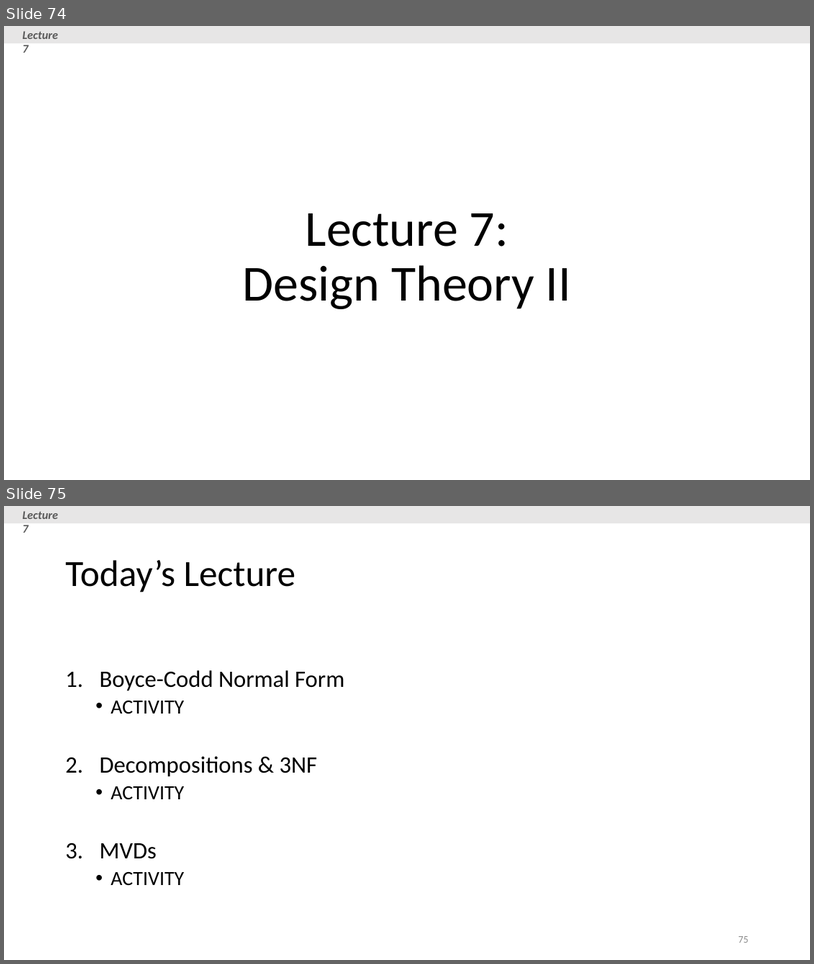
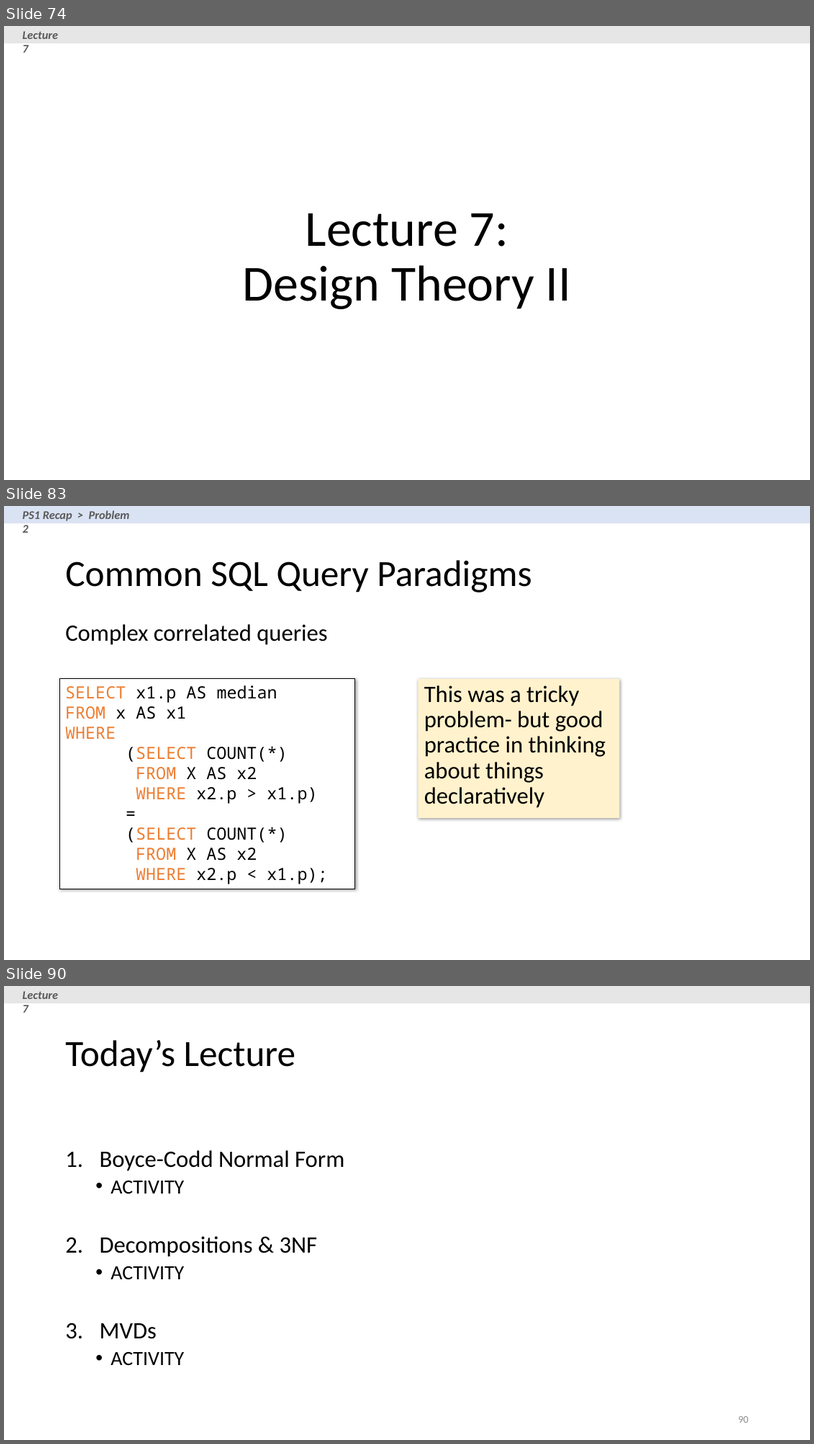
Before and after one commit to XIEQ/cs145-notebooks, a slide deck: lecture-5-7/Lecture_5_7_DB_Design.pptx. Shown one above the other, each under a label of ours: slides 74 and 75 before the commit, slides 74, 83 and 90 after it; the slides between them are not shown. The pictures are 814x964 and 814x1444 pixels, drawn with LibreOffice and Linux fonts; fonts in the diff are those of the drawing. Boxes give left, top, right and bottom in pixels: in the first picture for what was removed or moved away, otherwise in the second. Text is boxed around its words. In the diff, an @@ line names an element or a change of style, - is before the commit and + after.

```diff
--- a/lecture-5-7/Lecture_5_7_DB_Design.pptx
+++ b/lecture-5-7/Lecture_5_7_DB_Design.pptx
@@ slide 83 added at (4, 506, 810, 960), background #FFFFFF @@
@@ rectangle added at (4, 506, 810, 523), fill #DAE3F3 @@
@@ text added at (23, 510, 130, 533), 14 pt, text #595959, bold, italic @@
+PS1 Recap > Problem 2
@@ title added at (65, 560, 532, 592), 44 pt, text #000000 @@
+Common SQL Query Paradigms
@@ text added at (65, 624, 327, 645), 28 pt, text #000000 @@
+Complex correlated queries
@@ rectangle added at (59, 679, 355, 889), fill #FFFFFF, outline #000000 0.75 pt, 20 pt, text #000000 @@
+SELECT x1.p AS median
+FROM x AS x1
+WHERE
+(SELECT COUNT(*)
+FROM X AS x2
+WHERE x2.p > x1.p)
+=
+(SELECT COUNT(*)
+FROM X AS x2
+WHERE x2.p < x1.p);
@@ rectangle added at (419, 679, 620, 818), fill #FFF2CC, 28 pt, text #000000 @@
+This was a tricky problem- but good practice in thinking about things declaratively
@@ what was slide 75 is now slide 90 @@
@@ page number at (738, 1416, 748, 1422): text changed @@
-75
+90
```
Also in this commit, not shown: 1 slide changed, 15 other slides added, 4 other files.
